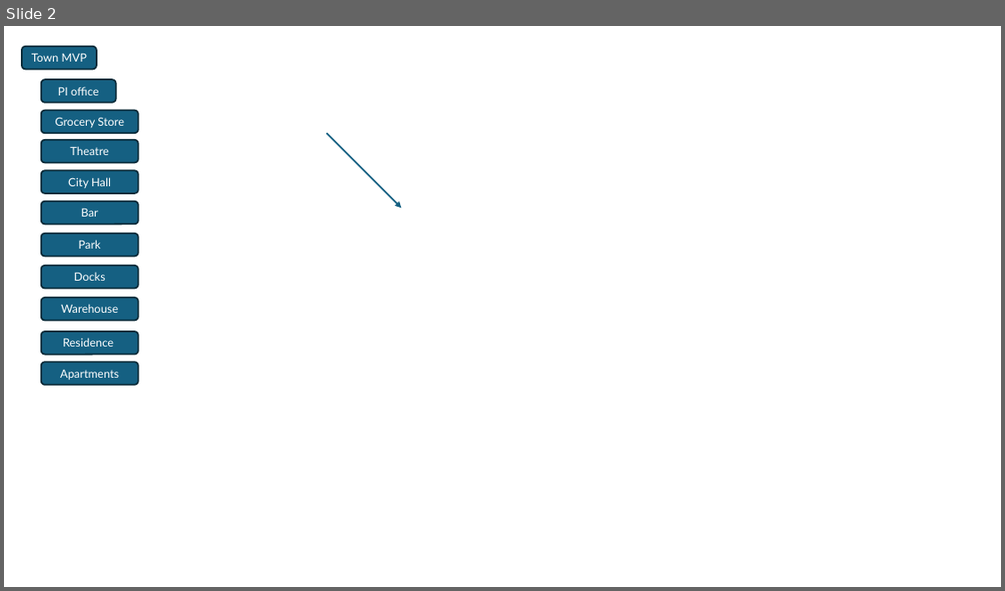
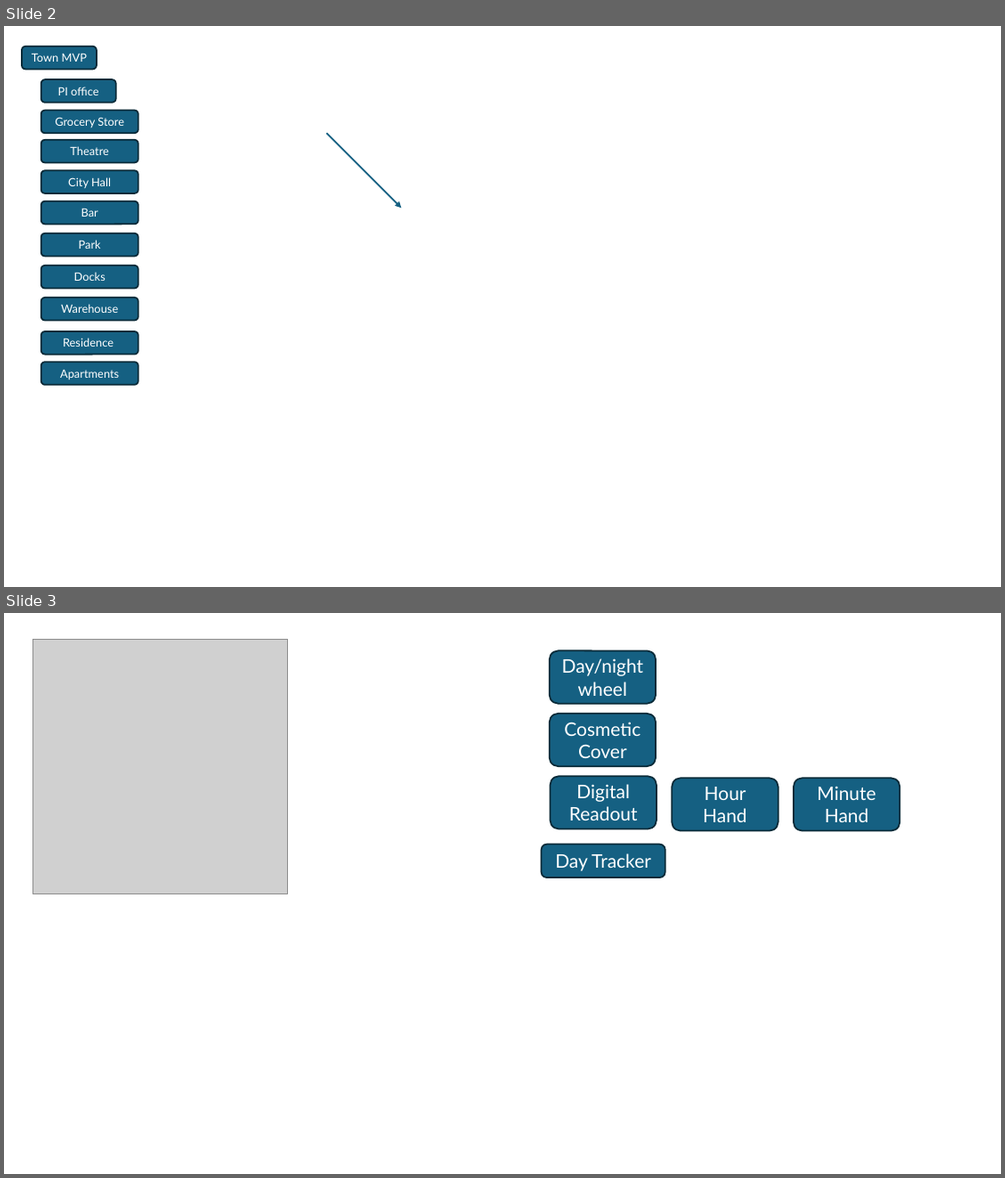
Before and after one commit to jyoung4242/PixelNoir, a slide deck: architecture.pptx. Shown one above the other, each under a label of ours: slide 2 before the commit, slides 2 and 3 after it. The pictures are 1005x591 and 1005x1178 pixels, drawn with LibreOffice and Linux fonts; fonts in the diff are those of the drawing; grey boxes stand for pictures. Boxes give left, top, right and bottom in pixels: in the first picture for what was removed or moved away, otherwise in the second. Text is boxed around its words. In the diff, an @@ line names an element or a change of style, - is before the commit and + after.

```diff
--- a/architecture.pptx
+++ b/architecture.pptx
@@ slide 3 added at (4, 613, 1001, 1174), background #FFFFFF @@
@@ picture added at (32, 639, 287, 893) @@
@@ rounded rectangle added at (550, 650, 655, 704), fill #156082, outline #092A39 1.5 pt, 18 pt, text #FFFFFF @@
+Day/night wheel
@@ rounded rectangle added at (550, 714, 655, 766), fill #156082, outline #092A39 1.5 pt, 18 pt, text #FFFFFF @@
+Cosmetic Cover
@@ rounded rectangle added at (550, 776, 656, 829), fill #156082, outline #092A39 1.5 pt, 18 pt, text #FFFFFF @@
+Digital Readout
@@ rounded rectangle added at (672, 779, 778, 831), fill #156082, outline #092A39 1.5 pt, 18 pt, text #FFFFFF @@
+Hour Hand
@@ rounded rectangle added at (793, 779, 900, 831), fill #156082, outline #092A39 1.5 pt, 18 pt, text #FFFFFF @@
+Minute Hand
@@ rounded rectangle added at (542, 844, 666, 877), fill #156082, outline #092A39 1.5 pt, 18 pt, text #FFFFFF @@
+Day Tracker
```
Also in this commit, not shown: 39 other files.
